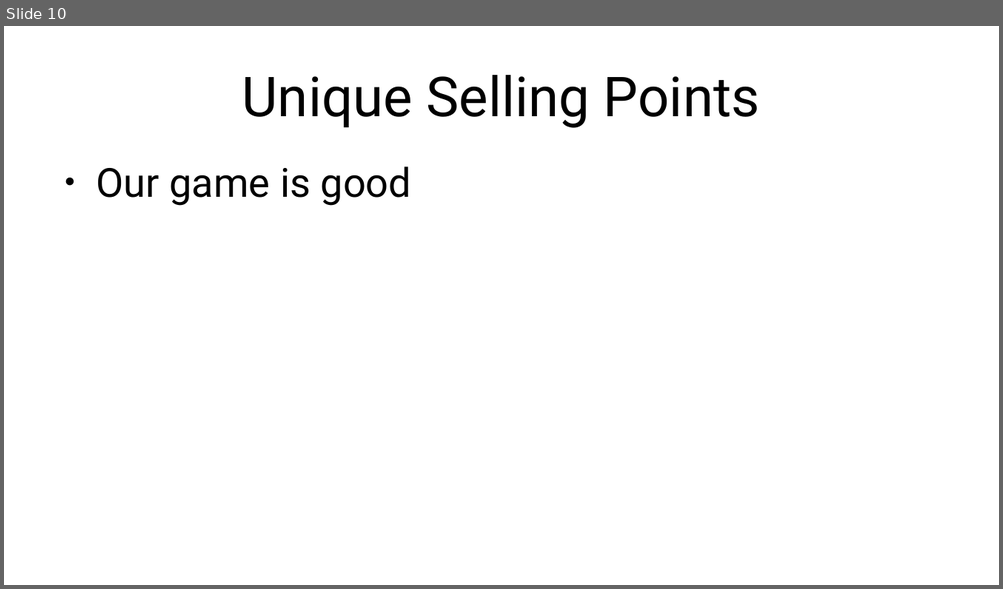
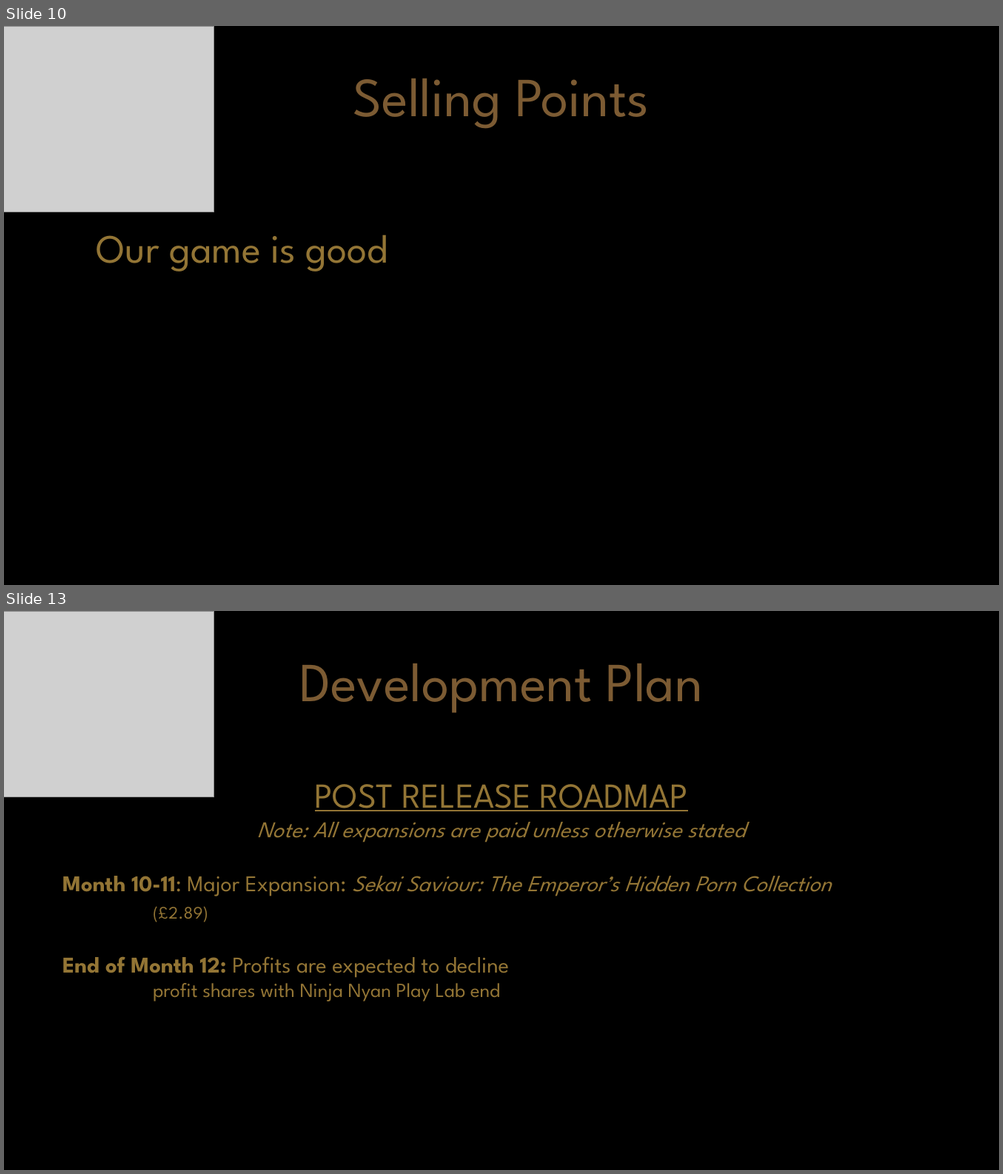
Before and after one commit to ZeusOfTheCrows/comp150-game, a slide deck: Investment Pitch Resources/Slide Deck.pptx. Shown one above the other, each under a label of ours: slide 10 before the commit, slides 10 and 13 after it; the slides between them are not shown. The pictures are 1003x589 and 1003x1174 pixels, drawn with LibreOffice and Linux fonts; fonts in the diff are those of the drawing; grey boxes stand for pictures. Boxes give left, top, right and bottom in pixels: in the first picture for what was removed or moved away, otherwise in the second. Text is boxed around its words. In the diff, an @@ line names an element or a change of style, - is before the commit and + after.

Commit message:
Updated powerpoint with visual styles, added Samurai.png

```diff
--- a/Investment Pitch Resources/Slide Deck.pptx
+++ b/Investment Pitch Resources/Slide Deck.pptx
@@ slide 13 added at (x1=4, y1=611, x2=999, y2=1170), background #000000 @@
@@ picture added at (x1=4, y1=611, x2=214, y2=797) @@
@@ text added at (x1=299, y1=664, x2=703, y2=713), 44 pt, text #7C5B33 @@
+Development Plan
@@ text added at (x1=62, y1=784, x2=831, y2=1002), 18 pt, text #937535 @@
+POST RELEASE ROADMAP
+Note: All expansions are paid unless otherwise stated
+Month 10-11: Major Expansion: Sekai Saviour: The Emperor’s Hidden Porn Collection
+(£2.89)
+End of Month 12: Profits are expected to decline
+profit shares with Ninja Nyan Play Lab end
@@ slide 10 changed as well @@
@@ background #FFFFFF to #000000 @@
@@ picture added at (x1=4, y1=26, x2=214, y2=212) @@
@@ text at (x1=353, y1=79, x2=649, y2=129): text changed; font Roboto to League Spartan; text colour #000000 to #7C5B33 @@
-Unique Selling Points
+Selling Points
@@ text "Our game is good" at (x1=96, y1=235, x2=388, y2=272): font Roboto to League Spartan, text colour #000000 to #937535 @@
```
Also in this commit, not shown: 14 other slides changed, 5 other slides added, 6 slides removed, 1 other file.
